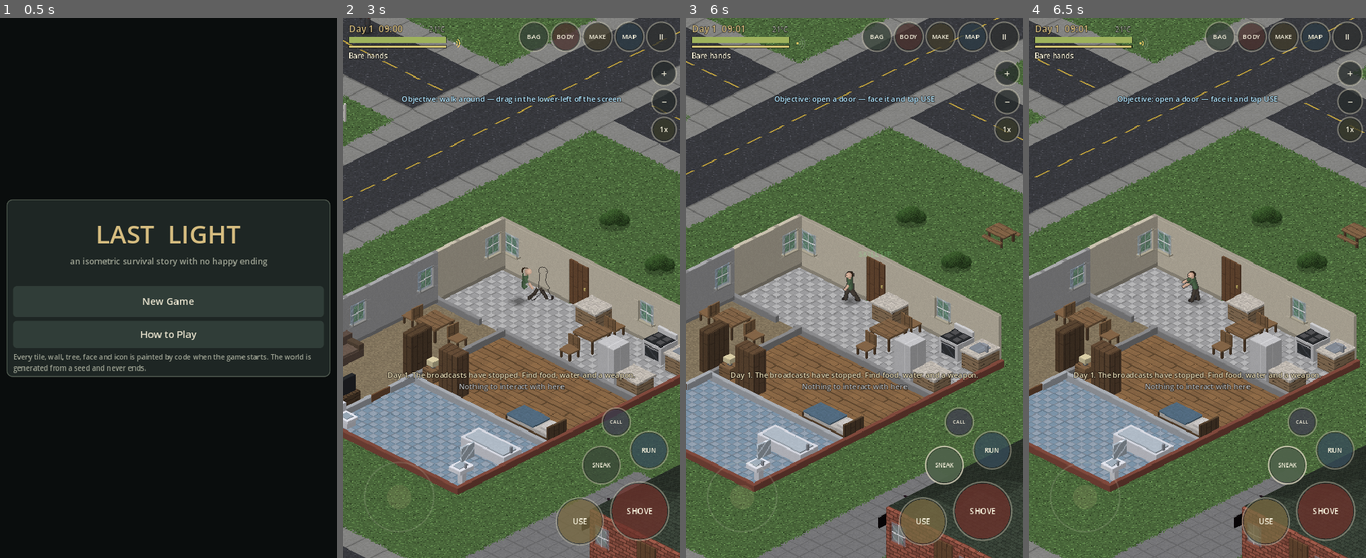
Above: before the commit, frames 1-4 (left to right).
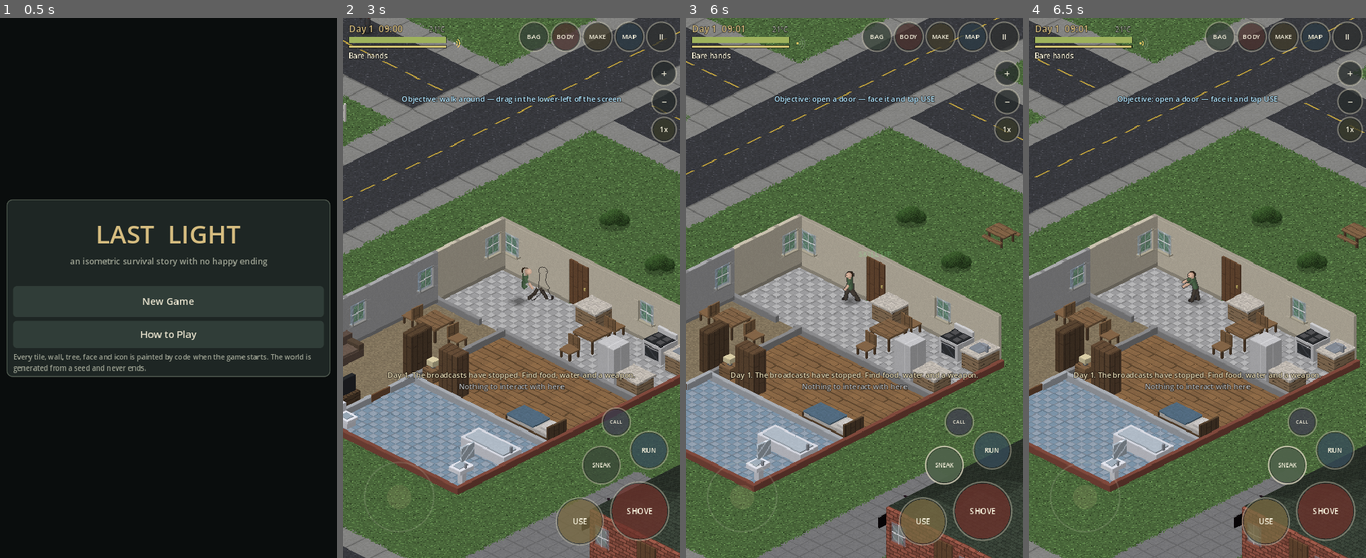
Above: after the commit, the same moments.

Repository: kalashgit/last-light-godot
Game: Godot game, scene res://main.tscn
Same seed, same stepped clock (60 frames per second), same inputs: the game is played once before the commit and once after it.
Inputs (mouse positions are in pixels of both pictures, inside the frame that each line leads up to):
- Up to frame 1 (0.5 s): no input
- Up to frame 2 (3 s): click "New Game" at 0.5 s; click (538, 88) at 1.27 s; type "Alex" at 1.35 s; click "Begin" at 2 s; tap Enter at 2.75 s; move the mouse to (585, 261) at 2.77 s; hold Right (ui_right) from 2.78 s (still down); tap E at 2.85 s; click (585, 261) at 2.92 s
- Up to frame 3 (6 s): tap Space at 3.02 s; release Right (ui_right) at 3.5 s; drag from (787, 315) to (837, 396) at 3.52 s; move the mouse to (888, 169) at 4.27 s; hold Right (ui_right) 4.28-5 s; tap V at 4.35 s; drag from (837, 396) to (753, 207) at 5.02 s; move the mouse to (955, 369) at 5.77 s; hold Left (ui_left) from 5.78 s (still down); tap C at 5.85 s
- Up to frame 4 (6.5 s): keep holding Left (ui_left); tap Space at 6.02 s

Frame 1 is identical in both runs. In frame 2, 0.2% of the frame differs, in the area x 2-98%, y 0-100%; in frame 3, 0.1%; in frame 4, 0.1%.

Commit message:
Vehicles: box truck, bus, ambulance, police car with siren; mufflers; passengers
Four new types with their own models, speeds, cargo, protection and loot,
spawned at depots, schools, clinics and police stations. A holed muffler makes
the engine far louder until patched. Following companions ride along and get
out with you. Horn moved into Vehicle so HUD and tests share it. 21 new checks.
Not device-tested.

Co-Authored-By: Claude Opus 5.5 <noreply@anthropic.com>
Claude-Session: https://claude.ai/code/session_01C8bxoNijB8ZzuhSrMZZapV

Diff:
--- a/scripts/art/models.gd
+++ b/scripts/art/models.gd
@@ -165,6 +165,16 @@
 		b(.34, 3.2, 24, 1.66, 3.22, 33, gl, P.M_GLASS), b(.34, 2.18, 24, 1.66, 2.2, 33, gl, P.M_GLASS), b(1.74, 2.3, 24, 1.76, 3.1, 33, gl, P.M_GLASS),
 		b(.16, .16, 6, 1.84, 2.15, 10, "4a4a48", P.M_METAL), b(.16, .16, 10, .28, 2.15, 19, bdy, P.M_METAL), b(1.72, .16, 10, 1.84, 2.15, 19, bdy, P.M_METAL),
 		b(.16, .1, 10, 1.84, .22, 19, bdy, P.M_METAL), b(.24, 3.86, 13, .56, 3.88, 18, "f2e6a8"), b(1.44, 3.86, 13, 1.76, 3.88, 18, "f2e6a8")]
+	var wheels := func(len: float, z: float) -> Array:
+		return [b(.12, .45, 0, .34, 1.1, z, tyre), b(1.66, .45, 0, 1.88, 1.1, z, tyre), b(.12, len - 1.15, 0, .34, len - .5, z, tyre), b(1.66, len - 1.15, 0, 1.88, len - .5, z, tyre)]
+	m[Defs.O_TRUCK] = wheels.call(5.0, 12) + [b(.14, 3.7, 6, 1.86, 4.86, 34, bdy, P.M_METAL), b(.3, 4.86, 20, 1.7, 4.88, 32, gl, P.M_GLASS),
+		b(.1, .1, 8, 1.9, 3.6, 46, "d8d4c8", P.M_METAL), b(.1, .08, 8, 1.9, .1, 46, "a8a49a"), b(.24, 4.88, 12, .56, 4.9, 17, "f2e6a8"), b(1.44, 4.88, 12, 1.76, 4.9, 17, "f2e6a8")]
+	m[Defs.O_BUS] = wheels.call(6.0, 12) + [b(.12, .12, 6, 1.88, 5.88, 44, "d8b030", P.M_METAL), b(.12, .6, 26, .14, 5.5, 38, gl, P.M_GLASS), b(1.86, .6, 26, 1.88, 5.5, 38, gl, P.M_GLASS),
+		b(.3, 5.88, 22, 1.7, 5.9, 40, gl, P.M_GLASS), b(.12, .12, 18, 1.88, 5.88, 20, "1c1c1e"), b(.24, 5.9, 10, .56, 5.92, 15, "f2e6a8"), b(1.44, 5.9, 10, 1.76, 5.92, 15, "f2e6a8")]
+	m[Defs.O_AMBULANCE] = wheels.call(4.0, 10) + [b(.14, .14, 5, 1.86, 3.86, 40, "eeeeea", P.M_METAL), b(.14, 1.6, 20, 1.86, 1.9, 26, "c0392b"),
+		b(.3, 3.86, 24, 1.7, 3.88, 37, gl, P.M_GLASS), b(.5, 2.9, 40, .9, 3.3, 43, "c0392b"), b(1.1, 2.9, 40, 1.5, 3.3, 43, "3a6ac8"),
+		b(.24, 3.88, 12, .56, 3.9, 17, "f2e6a8"), b(1.44, 3.88, 12, 1.76, 3.9, 17, "f2e6a8")]
+	m[Defs.O_POLICE_CAR] = car("e8e8e8", gl, false) + [b(.26, 1.0, 21, 1.74, 2.85, 27, "1c1c1e"), b(.5, 1.7, 33, .95, 2.0, 36, "c0392b"), b(1.05, 1.7, 33, 1.5, 2.0, 36, "3a6ac8")]
 	m[Defs.O_MOTORBIKE] = [b(.42, .05, 0, .58, .6, 13, tyre), b(.42, 1.4, 0, .58, 1.95, 13, tyre), b(.44, .35, 8, .56, 1.65, 15, "55585a", P.M_METAL),
 		b(.34, .95, 13, .66, 1.45, 21, bdy, P.M_METAL), b(.38, .45, 15, .62, .98, 19, "2a2a2a"), b(.12, 1.5, 21, .88, 1.56, 23, "777a7c"),
 		b(.43, 1.9, 14, .57, 1.95, 18, "f2e6a8"), b(.6, .2, 4, .7, .9, 8, "8a8d90", P.M_METAL)]
--- a/scripts/data/defs.gd
+++ b/scripts/data/defs.gd
@@ -271,7 +271,11 @@
 const O_CROP_STRAWBERRY := 126
 const O_CROP_BEANS := 127
 const O_FALLEN_TREE := 128
-const O_COUNT := 129
+const O_TRUCK := 129
+const O_BUS := 130
+const O_AMBULANCE := 131
+const O_POLICE_CAR := 132
+const O_COUNT := 133
 
 ## object cell encoding helpers:  id | rot << 10 | part << 12
 static func ocell(id: int, rot: int = 0, part: int = 0) -> int:
@@ -326,6 +330,10 @@
 	_o(O_PICKUP, {"n": "Pickup truck", "sz": [2, 4], "h": 46, "c": "car", "cap": 45, "tint": 1, "hp": 950, "use": "car"})
 	_o(O_MOTORBIKE, {"n": "Motorcycle", "sz": [1, 2], "h": 30, "tint": 1, "hp": 300, "use": "car", "solid": 0.3})
 	_o(O_BICYCLE, {"n": "Bicycle", "sz": [1, 2], "h": 22, "tint": 1, "hp": 80, "use": "car", "solid": 0.2})
+	_o(O_TRUCK, {"n": "Box truck", "sz": [2, 5], "h": 66, "c": "warehouse", "cap": 120, "tint": 1, "hp": 1300, "use": "car"})
+	_o(O_BUS, {"n": "Bus", "sz": [2, 6], "h": 64, "c": "car", "cap": 60, "tint": 1, "hp": 1600, "use": "car"})
+	_o(O_AMBULANCE, {"n": "Ambulance", "sz": [2, 4], "h": 60, "c": "medical", "cap": 50, "hp": 1000, "use": "car"})
+	_o(O_POLICE_CAR, {"n": "Police car", "sz": [2, 4], "h": 46, "c": "locker_police", "cap": 30, "hp": 950, "use": "car"})
 	_o(O_CAR_WRECK, {"n": "Wrecked car", "sz": [2, 4], "h": 44, "c": "car_wreck", "cap": 20, "hp": 900})
 	_o(O_PICNIC_TABLE, {"n": "Picnic table", "h": 26, "sym": 1, "scrap": [["plank", 3], ["nails", 6]]})
 	_o(O_FRIDGE, {"n": "Refrigerator", "h": 62, "c": "fridge", "cap": 30, "use": "fridge", "hp": 200})
--- a/scripts/render/world_view.gd
+++ b/scripts/render/world_view.gd
@@ -378,7 +378,7 @@
 		(cp0 as CarPart).visible = false
 	if v == null:
 		return
-	while _vparts.size() < 16:
+	while _vparts.size() < 24:
 		var n := CarPart.new()
 		n.z_as_relative = false
 		_ents.add_child(n)
--- a/scripts/sim/actions.gd
+++ b/scripts/sim/actions.gd
@@ -769,6 +769,7 @@
 			p.cancel_action()
 			sim.vehicle = Vehicle.enter(sim, ax, ay)
 			sim.brake = false
+			_board_companions(sim)
 			sim.noise(p.pos, 14.0)
 			sim.emit_fx("engine", p.pos)
 			if float(e.get("fuel", 0.0)) <= 0.0:
@@ -803,6 +804,13 @@
 				e["win"] = minf(1.0, float(e.get("win", 1.0)) + 0.34)
 				p.add_xp("mechanics", 12.0)
 				sim.say("Windows: %d%%" % int(float(e["win"]) * 100.0), Color(0.75, 0.9, 0.7)))))
+	if int(e.get("muf", 1)) == 0 and Inv.count(p.inv, "scrap_metal") > 0 and Inv.has_tag(p.inv, "wrench"):
+		out.append(_opt("Patch the muffler (scrap metal)", func():
+			p.start_action("Patching the muffler", 6.0, func():
+				if not Inv.take(p.inv, "scrap_metal", 1): return
+				e["muf"] = 1
+				p.add_xp("mechanics", 14.0)
+				sim.say("Quieter.", Color(0.75, 0.9, 0.7)))))
 	if int(e.get("lit", 1)) == 0 and Inv.count(p.inv, "wire") > 0:
 		out.append(_opt("Rewire the headlights (wire)", func():
 			if p.skill_level("electrical") < 1:
@@ -831,6 +839,8 @@
 	var t: String = "Fuel %d/%d · engine %d%% · tyres %d%%" % [int(float(e.get("fuel", 0.0))), int(Vehicle.tank_of(tid)), int(float(e.get("eng", 0.0)) * 100.0), int(float(e.get("tire", 1.0)) * 100.0)]
 	if tid != Defs.O_MOTORBIKE:
 		t += " · windows %d%%" % int(float(e.get("win", 1.0)) * 100.0)
+	if tid != Defs.O_BICYCLE:
+		t += " · muffler %s" % ("ok" if int(e.get("muf", 1)) == 1 else "holed")
 	t += " · lights %s · battery %s · %s" % ["ok" if int(e.get("lit", 1)) == 1 else "broken", "ok" if int(e.get("bat", 0)) == 1 else "dead",
 		"key in the ignition" if int(e.get("key", 0)) == 1 else ("hotwired" if int(e.get("hot", 0)) == 1 else "no key")]
 	return t
@@ -875,6 +885,34 @@
 				sim.say("Unhitched.", Color(0.8, 0.85, 0.9))))
 	return out
 
+## seats: following companions climb in with you
+static func _board_companions(sim: Sim) -> void:
+	var v: Vehicle = sim.vehicle
+	var seats: int = {Defs.O_BUS: 12, Defs.O_VAN: 3, Defs.O_TRUCK: 2, Defs.O_AMBULANCE: 3, Defs.O_PICKUP: 2, Defs.O_CAR: 3, Defs.O_POLICE_CAR: 3}.get(v.oid, 0)
+	for n in sim.npcs.list.duplicate():
+		if seats <= 0:
+			break
+		if n.state == NpcSim.FOLLOW and n.pos.distance_to(sim.player.pos) < 6.0:
+			v.passengers.append(NpcSim._ser(n))
+			sim.npcs.list.erase(n)
+			seats -= 1
+	if not v.passengers.is_empty():
+		sim.say("%d %s in with you." % [v.passengers.size(), "climbs" if v.passengers.size() == 1 else "climb"], Color(0.8, 0.85, 0.9))
+
+static func _unload_companions(sim: Sim, v: Vehicle) -> void:
+	var k := 0
+	for a in v.passengers:
+		var n = sim.npcs._de(a)
+		var side: Vector2 = Vector2(Vehicle.DIRS[v.heading].y, -Vehicle.DIRS[v.heading].x)
+		var spot: Vector2 = v.pos - side * (1.6 + float(k % 2) * 0.8) + Vehicle.DIRS[v.heading] * float(k / 2)
+		if sim.world.blocked(spot.x, spot.y, 0.25):
+			spot = sim.player.pos
+		n.pos = spot
+		n.state = NpcSim.FOLLOW
+		sim.npcs.list.append(n)
+		k += 1
+	v.passengers.clear()
+
 static func _hotwire(sim: Sim, e: Dictionary) -> void:
 	var p: Player = sim.player
 	var skilled: bool = p.occupation == "burglar" or (p.skill_level("mechanics") >= 2 and p.skill_level("electrical") >= 1)
@@ -904,6 +942,7 @@
 		return false
 	sim.vehicle = null
 	sim.brake = false
+	_unload_companions(sim, v)
 	# step out on whichever side is free
 	var side: Vector2 = Vector2(Vehicle.DIRS[v.heading].y, -Vehicle.DIRS[v.heading].x)
 	var half: float = v.size().x * 0.5 + 0.6 if v.heading % 2 == 0 else v.size().y * 0.5 + 0.6
--- a/scripts/sim/vehicle.gd
+++ b/scripts/sim/vehicle.gd
@@ -12,10 +12,14 @@
 	Defs.O_CAR: {"n": "car", "road": 9.5, "off": 4.6, "tank": 12.0, "use": 0.004, "prot": 0.85, "noise": 10.0, "crash": 1.0, "motor": true, "tow": true},
 	Defs.O_VAN: {"n": "van", "road": 8.0, "off": 4.0, "tank": 16.0, "use": 0.006, "prot": 0.9, "noise": 12.0, "crash": 0.85, "motor": true, "tow": true},
 	Defs.O_PICKUP: {"n": "pickup", "road": 8.8, "off": 6.4, "tank": 14.0, "use": 0.005, "prot": 0.8, "noise": 12.0, "crash": 0.9, "motor": true, "tow": true},
+	Defs.O_TRUCK: {"n": "box truck", "road": 7.2, "off": 3.4, "tank": 24.0, "use": 0.009, "prot": 0.9, "noise": 15.0, "crash": 0.7, "motor": true, "tow": true},
+	Defs.O_BUS: {"n": "bus", "road": 6.4, "off": 2.8, "tank": 30.0, "use": 0.011, "prot": 0.95, "noise": 16.0, "crash": 0.6, "motor": true, "tow": false},
+	Defs.O_AMBULANCE: {"n": "ambulance", "road": 8.6, "off": 4.0, "tank": 18.0, "use": 0.007, "prot": 0.9, "noise": 12.0, "crash": 0.85, "motor": true, "tow": true},
+	Defs.O_POLICE_CAR: {"n": "police car", "road": 10.5, "off": 5.0, "tank": 14.0, "use": 0.005, "prot": 0.85, "noise": 10.0, "crash": 1.0, "motor": true, "tow": true},
 	Defs.O_MOTORBIKE: {"n": "motorcycle", "road": 12.5, "off": 5.6, "tank": 5.0, "use": 0.002, "prot": 0.0, "noise": 13.0, "crash": 2.2, "motor": true, "tow": false},
 	Defs.O_BICYCLE: {"n": "bicycle", "road": 5.6, "off": 3.4, "tank": 0.0, "use": 0.0, "prot": 0.0, "noise": 0.0, "crash": 1.6, "motor": false, "tow": false},
 }
-const TOWABLE := [Defs.O_CAR, Defs.O_VAN, Defs.O_PICKUP, Defs.O_CAR_WRECK]
+const TOWABLE := [Defs.O_CAR, Defs.O_VAN, Defs.O_PICKUP, Defs.O_CAR_WRECK, Defs.O_AMBULANCE, Defs.O_POLICE_CAR]
 
 static func is_vehicle(id: int) -> bool:
 	return TYPES.has(id)
@@ -26,6 +30,7 @@
 var sim: Sim
 var oid := Defs.O_CAR
 var tow: Dictionary = {}         # a vehicle on the hitch: {"o", "ent", "trunk", "tk"}
+var passengers: Array = []       # companions riding along (serialised survivors)
 var pos := Vector2.ZERO          # centre of the 2x4 footprint
 var heading := 0
 var speed := 0.0                 # tiles per second along the heading (negative = reversing)
@@ -194,7 +199,7 @@
 	_noise_t -= dt
 	if _noise_t <= 0.0 and has_fuel and motor():
 		_noise_t = 0.5
-		sim.noise(pos, float(sp["noise"]) + absf(speed) * 1.7)
+		sim.noise(pos, (float(sp["noise"]) + absf(speed) * 1.7) * (1.8 if int(ent.get("muf", 1)) == 0 else 1.0))
 		if absf(speed) > 0.5:
 			sim.emit_fx("engine", pos)
 	elif not motor() and absf(speed) > 0.5:
@@ -202,6 +207,12 @@
 		if _noise_t <= 0.0:
 			_noise_t = 0.5
 			sim.noise(pos, 2.5)
+
+## the horn, or a police car's siren: heard a long way off
+func horn() -> void:
+	sim.noise(pos, 70.0 if oid == Defs.O_POLICE_CAR else 45.0)
+	sim.emit_fx("alarm", pos)
+	sim.say("The siren wails across the town." if oid == Defs.O_POLICE_CAR else "The horn carries a long way.", Color(1.0, 0.85, 0.6))
 
 ## a hard stop: hurt the driver and whatever parts take it
 func crash(v: float) -> void:
@@ -226,6 +237,9 @@
 	if motor() and int(ent.get("lit", 1)) == 1 and randf() < 0.2 + v * 0.03:
 		ent["lit"] = 0
 		parts.append("headlights")
+	if motor() and int(ent.get("muf", 1)) == 1 and randf() < 0.15 + v * 0.02:
+		ent["muf"] = 0
+		parts.append("the muffler — she is loud now")
 	if v > 6.0 or parts.size() > 0:
 		sim.say("You hit hard.%s" % ((" Damaged: " + ", ".join(parts) + ".") if parts.size() > 0 else ""), Color(1.0, 0.7, 0.5))
 
@@ -351,7 +365,7 @@
 	return true
 
 func save() -> Dictionary:
-	return {"pos": pos, "h": heading, "ent": ent, "trunk": trunk, "tk": tint_key, "o": oid, "tow": tow}
+	return {"pos": pos, "h": heading, "ent": ent, "trunk": trunk, "tk": tint_key, "o": oid, "tow": tow, "pax": passengers}
 
 static func from_save(sim: Sim, d: Dictionary) -> Vehicle:
 	var v := Vehicle.new()
@@ -363,4 +377,5 @@
 	v.tint_key = d.get("tk", Vector2i.ZERO)
 	v.oid = d.get("o", Defs.O_CAR)
 	v.tow = d.get("tow", {})
+	v.passengers = d.get("pax", [])
 	return v
--- a/scripts/ui/hud.gd
+++ b/scripts/ui/hud.gd
@@ -148,9 +148,7 @@
 		"light": toggle_light()
 		"reload": p.reload()
 		"horn":
-			sim.noise(p.pos, 45.0)
-			sim.emit_fx("alarm", p.pos)
-			sim.say("The horn carries a long way.", Color(1.0, 0.85, 0.6))
+			if sim.vehicle != null: sim.vehicle.horn()
 		"turn":
 			p.carrying["rot"] = (int(p.carrying.get("rot", 0)) + 1) % 4
 		"shove": p.try_shove()
--- a/scripts/world/build_gen.gd
+++ b/scripts/world/build_gen.gd
@@ -540,7 +540,13 @@
 		while u + 2 <= b.cw - 1:
 			if rng.randf() < 0.3:
 				var pr: float = rng.randf()
-				b.put_yard(Defs.O_CAR_WRECK if pr < 0.25 else (Defs.O_VAN if pr < 0.4 else (Defs.O_PICKUP if pr < 0.5 else Defs.O_CAR)), u, v, 0 if rng.randf() < 0.5 else 2)
+				var lot_k: String = b.btype
+				var pick_id: int = Defs.O_CAR_WRECK if pr < 0.25 else (Defs.O_VAN if pr < 0.4 else (Defs.O_PICKUP if pr < 0.5 else Defs.O_CAR))
+				if lot_k == "police" and pr > 0.4: pick_id = Defs.O_POLICE_CAR
+				elif (lot_k == "clinic" or lot_k == "hospital") and pr > 0.4: pick_id = Defs.O_AMBULANCE
+				elif (lot_k == "warehouse" or lot_k == "hardware" or lot_k == "grocery") and pr > 0.55: pick_id = Defs.O_TRUCK
+				elif lot_k == "school" and pr > 0.6: pick_id = Defs.O_BUS
+				b.put_yard(pick_id, u, v, 0 if rng.randf() < 0.5 else 2)
 			u += 3
 		v += 7
 
--- a/tests/godot/shot_runner.gd
+++ b/tests/godot/shot_runner.gd
@@ -294,7 +294,8 @@
 			sim.animals.list.clear()
 			var vp: Vector2 = sim.player.pos
 			var vw: World = sim.world
-			var row: Array = [[Defs.O_VAN, Vector2i(3, -3)], [Defs.O_PICKUP, Vector2i(6, -3)], [Defs.O_MOTORBIKE, Vector2i(9, -2)], [Defs.O_BICYCLE, Vector2i(11, -2)]]
+			var row: Array = [[Defs.O_VAN, Vector2i(3, -3)], [Defs.O_PICKUP, Vector2i(6, -3)], [Defs.O_MOTORBIKE, Vector2i(9, -2)], [Defs.O_BICYCLE, Vector2i(11, -2)],
+				[Defs.O_TRUCK, Vector2i(3, 4)], [Defs.O_BUS, Vector2i(6, 4)], [Defs.O_AMBULANCE, Vector2i(9, 4)], [Defs.O_POLICE_CAR, Vector2i(12, 4)]]
 			for rv in row:
 				var ax2: int = floori(vp.x) + (rv[1] as Vector2i).x
 				var ay2: int = floori(vp.y) + (rv[1] as Vector2i).y
@@ -307,8 +308,8 @@
 				for jj2 in range(fs2.y):
 					for ii2 in range(fs2.x):
 						vw.set_obj(ax2 + ii2, ay2 + jj2, Defs.ocell(rv[0], 0, jj2 * fs2.x + ii2))
-			sim.player.pos = vp + Vector2(9.0, 2.0)
-			main.view.zoom = 1.8
+			sim.player.pos = vp + Vector2(9.0, 3.5)
+			main.view.zoom = 1.4
 		886: shot("27_vehicle_types")
 		887:
 			sim.weather["temp"] = -5.0
--- a/tests/godot/test_integration.gd
+++ b/tests/godot/test_integration.gd
@@ -2415,6 +2415,105 @@
 	p.inv = inv_keep
 	p.bag = bag_keep if inv_keep.has(bag_keep) else {}
 
+	print("== big vehicles, sirens, mufflers, passengers")
+	sim.zombies.list.clear()
+	sim.npcs.list.clear()
+	bulldoze(sim, Rect2i(fx0, fy0, 12, 44))
+	for yy16 in range(fy0, fy0 + 44):
+		for xx16 in range(fx0, fx0 + 12):
+			w.set_ground(xx16, yy16, Defs.G_ASPHALT)
+	var place_v := func(vt: int, ax: int, ay: int) -> Dictionary:
+		var fsv: Vector2i = Defs.obj_size(vt, 0)
+		for jj in range(fsv.y):
+			for ii in range(fsv.x):
+				w.set_obj(ax + ii, ay + jj, Defs.ocell(vt, 0, jj * fsv.x + ii))
+		var e7: Dictionary = Vehicle.car_ent(sim, ax, ay)
+		e7["key"] = 1; e7["bat"] = 1; e7["eng"] = 1.0; e7["tire"] = 1.0; e7["fuel"] = Vehicle.tank_of(vt); e7["muf"] = 1
+		return e7
+	var vx2: int = fx0 + 5
+	var vy2: int = fy0 + 2
+	for vt2 in [Defs.O_TRUCK, Defs.O_BUS, Defs.O_AMBULANCE, Defs.O_POLICE_CAR]:
+		place_v.call(vt2, vx2, vy2)
+		p.pos = Vector2(vx2 - 0.5, vy2 + 1.5)
+		var go2: Callable = opt(Actions._car_options(sim, vx2, vy2), "Drive")
+		ok(go2.is_valid(), "a %s can be driven" % Defs.obj(vt2)["n"].to_lower())
+		go2.call()
+		ok(sim.vehicle != null and sim.vehicle.oid == vt2 and sim.vehicle.size() == Vector2(Defs.obj_size(vt2, 0)), "(it is %dx%d)" % [Defs.obj_size(vt2, 0).x, Defs.obj_size(vt2, 0).y])
+		run(sim, 1.5, screen_for(Vector2(0, 1)))
+		sim.brake = true
+		run(sim, 2.0)
+		sim.brake = false
+		ok(Actions.exit_vehicle(sim), "and parked again")
+		var pa5: Vector2i = Vector2i(roundi(sim.vehicle.anchor_f().x), roundi(sim.vehicle.anchor_f().y)) if sim.vehicle != null else Vector2i.ZERO
+		for yy17 in range(fy0, fy0 + 44):
+			for xx17 in range(fx0, fx0 + 12):
+				if Vehicle.is_vehicle(Defs.o_id(w.obj(xx17, yy17))): w.set_obj(xx17, yy17, 0)
+	ok(Inv.count(Loot.roll("medical", "", sim.rng, sim.hour, 1.0), "bandage") >= 0 and Defs.obj(Defs.O_AMBULANCE)["c"] == "medical" and Defs.obj(Defs.O_POLICE_CAR)["c"] == "locker_police", "an ambulance carries medical supplies, a police car what police carry")
+	# siren
+	var pe3: Dictionary = place_v.call(Defs.O_POLICE_CAR, vx2, vy2)
+	p.pos = Vector2(vx2 - 0.5, vy2 + 1.5)
+	opt(Actions._car_options(sim, vx2, vy2), "Drive").call()
+	sim.noises.clear()
+	sim.vehicle.horn()
+	var siren: float = 0.0
+	for nz3 in sim.noises: siren = maxf(siren, float(nz3[1]))
+	ok(siren >= 70.0, "a police siren carries much further than a horn (%.0f)" % siren)
+	# muffler
+	sim.noises.clear()
+	sim.vehicle._noise_t = 0.0
+	sim.vehicle.speed = 3.0
+	sim.vehicle.update(1.0 / 30.0, screen_for(Vector2(0, 1)), false)
+	var quiet_r: float = 0.0
+	for nz4 in sim.noises: quiet_r = maxf(quiet_r, float(nz4[1]))
+	sim.vehicle.ent["muf"] = 0
+	sim.noises.clear()
+	sim.vehicle._noise_t = 0.0
+	sim.vehicle.update(1.0 / 30.0, screen_for(Vector2(0, 1)), false)
+	var loud_r: float = 0.0
+	for nz5 in sim.noises: loud_r = maxf(loud_r, float(nz5[1]))
+	ok(loud_r > quiet_r * 1.5, "with the muffler holed the engine is far louder (%.0f vs %.0f)" % [loud_r, quiet_r])
+	sim.brake = true
+	run(sim, 2.0)
+	sim.brake = false
+	var vpos: Vector2 = sim.vehicle.anchor_f()
+	Actions.exit_vehicle(sim)
+	var pa6: Vector2i = Vector2i(roundi(vpos.x), roundi(vpos.y))
+	Inv.add_new(p.inv, "scrap_metal", 1)
+	Inv.add_new(p.inv, "wrench", 1)
+	p.pos = Vector2(pa6.x - 0.5, pa6.y + 1.5)
+	var mf: Callable = opt(Actions._car_options(sim, pa6.x, pa6.y), "Patch the muffler")
+	ok(mf.is_valid(), "a holed muffler can be patched")
+	if mf.is_valid():
+		mf.call()
+		run(sim, 7.0)
+		ok(int(w.ent(pa6.x, pa6.y).get("muf", 0)) == 1, "and is quiet again")
+	# passengers
+	var c1 = sim.npcs.spawn(p.pos + Vector2(-1.0, 0.0), false)
+	var c2 = sim.npcs.spawn(p.pos + Vector2(-1.0, 1.0), false)
+	c1.state = NpcSim.FOLLOW
+	c2.state = NpcSim.FOLLOW
+	c1.name = "Wren"
+	opt(Actions._car_options(sim, pa6.x, pa6.y), "Drive").call()
+	ok(sim.vehicle != null and sim.vehicle.passengers.size() == 2 and not sim.npcs.list.has(c1), "companions climb in with you")
+	run(sim, 2.0, screen_for(Vector2(0, 1)))
+	sim.brake = true
+	run(sim, 2.0)
+	sim.brake = false
+	ok(SaveGame.save(sim, slot), "saving with passengers")
+	s2 = SaveGame.load_game(slot)
+	ok(s2 != null and s2.vehicle != null and s2.vehicle.passengers.size() == 2, "passengers persist")
+	var vpos2: Vector2 = sim.vehicle.pos
+	Actions.exit_vehicle(sim)
+	var back := 0
+	for n7 in sim.npcs.list:
+		if n7.state == NpcSim.FOLLOW and n7.pos.distance_to(vpos2) < 4.0: back += 1
+	ok(back == 2, "and get out beside the car when you do")
+	sim.npcs.list.clear()
+	for yy18 in range(fy0, fy0 + 44):
+		for xx18 in range(fx0, fx0 + 12):
+			if Vehicle.is_vehicle(Defs.o_id(w.obj(xx18, yy18))) and Defs.o_part(w.obj(xx18, yy18)) == 0: w.remove_object(xx18, yy18)
+	bulldoze(sim, Rect2i(fx0, fy0, 12, 44))
+
 	print("== death, a new survivor in the same world")
 	pa = Vector2i(fx0 + 1, fy0 + 2)       # a car left behind by the first survivor
 	p.pos = Vector2(pa.x - 1.5, pa.y + 0.5)
Not shown, changed: docs/BIBLE_COVERAGE.md
